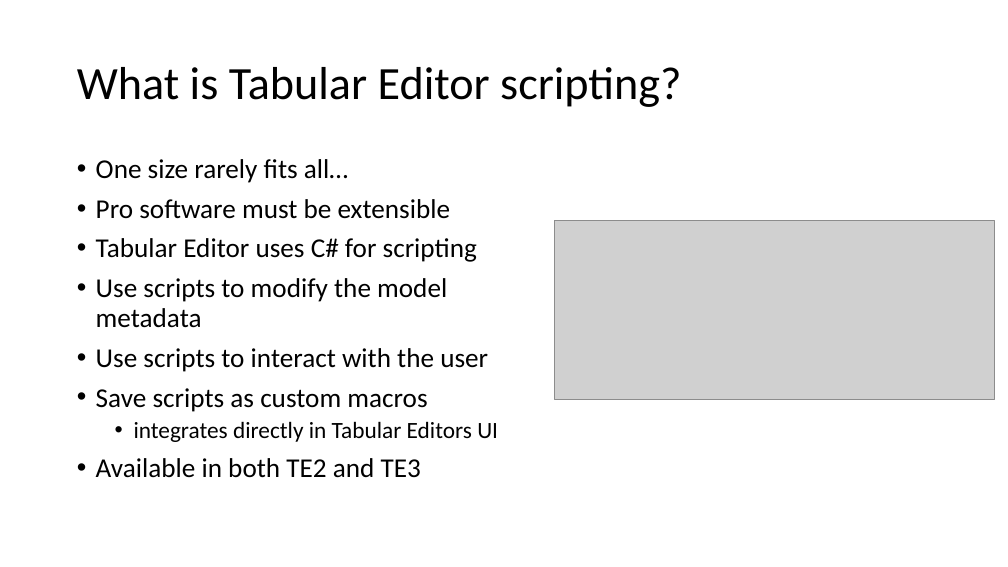
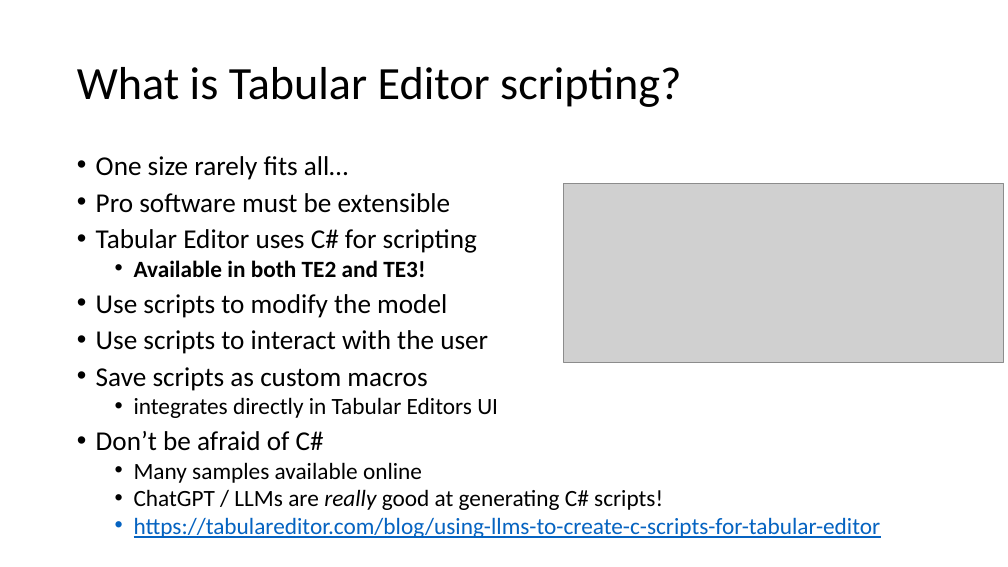
Before and after one commit to otykier/training, a slide deck: slide 3 of Singapore UG 2025/Tabular Editor scripting magic/Tabular Editor Scripting Magic.pptx. Drawn at 1008x567 pixels with LibreOffice and Linux fonts; fonts in the diff are those of the drawing; grey boxes stand for pictures. Boxes give left, top, right and bottom in pixels: in the first picture for what was removed or moved away, otherwise in the second. Text is boxed around its words. In the diff, an @@ line names an element or a change of style, - is before the commit and + after.

```diff
--- a/Singapore UG 2025/Tabular Editor scripting magic/Tabular Editor Scripting Magic.pptx
+++ b/Singapore UG 2025/Tabular Editor scripting magic/Tabular Editor Scripting Magic.pptx
@@ text at [96, 156, 498, 418]: line spacing 0.9 to 0.8 @@
@@ picture: place and size @@
-picture at [555, 221, 995, 399]
+picture at [564, 184, 1004, 362]
@@ text at [96, 260, 447, 318]: text changed @@
-• Use scripts to modify the model metadata
+  • Available in both TE2 and TE3!
+• Use scripts to modify the model
@@ text at [96, 431, 881, 538]: text changed; size 25.9 to 22.2 pt @@
-• Available in both TE2 and TE3
+• Don’t be afraid of C#
+  • Many samples available online
+  • ChatGPT / LLMs are really good at generating C# scripts!
+  • https://tabulareditor.com/blog/using-llms-to-create-c-scripts-for-tabular-editor
```
Also in this commit, not shown: 2 other slides changed, 6 other files.
